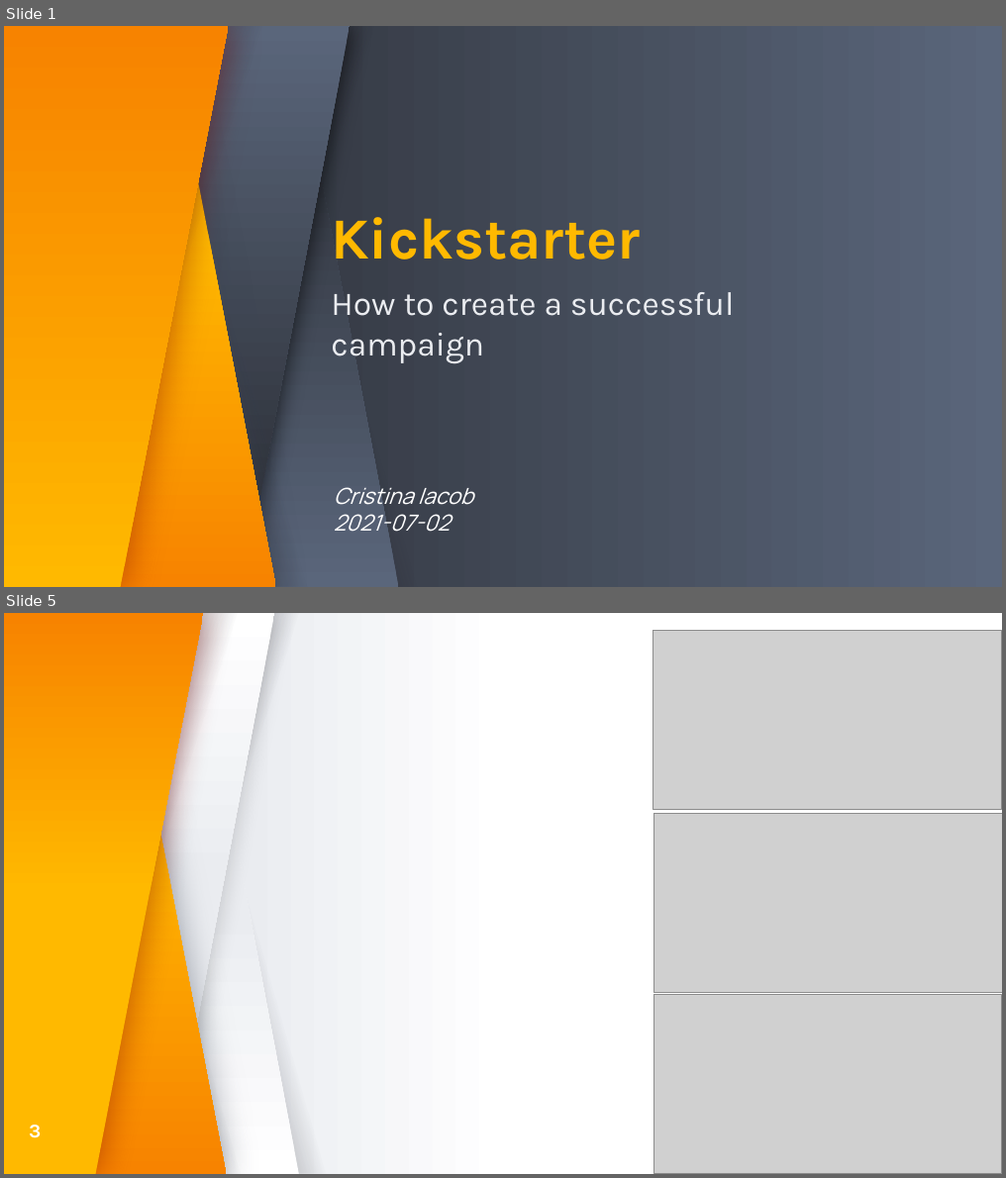
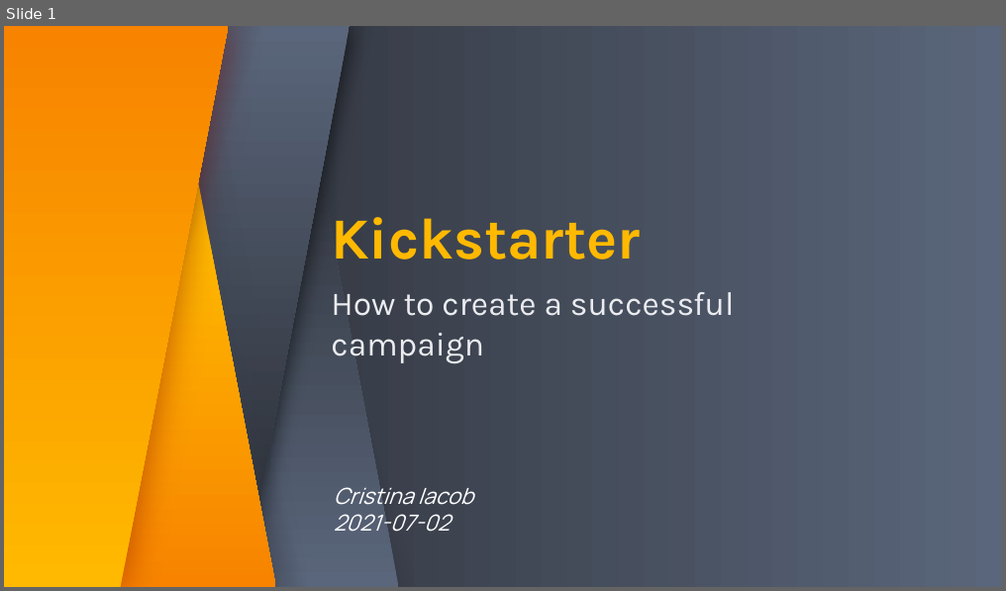
Before and after one commit to cristina-iacob/kickstarter_analysis, a slide deck: kickstarter_analysis.pptx. Shown one above the other, each under a label of ours: slides 1 and 5 before the commit, slide 1 after it; the slides between them are not shown. The pictures are 1006x1178 and 1006x591 pixels, drawn with LibreOffice and Linux fonts; fonts in the diff are those of the drawing; grey boxes stand for pictures. Boxes give left, top, right and bottom in pixels: in the first picture for what was removed or moved away, otherwise in the second. Text is boxed around its words. In the diff, an @@ line names an element or a change of style, - is before the commit and + after.

```diff
--- a/kickstarter_analysis.pptx
+++ b/kickstarter_analysis.pptx
@@ slide 5 removed at (4, 613, 1002, 1174), background gradient #FFFFFF to #EAECF0 @@
@@ freeform shape removed at (4, 613, 227, 1174) @@
@@ freeform shape removed at (4, 613, 204, 1174) @@
@@ parallelogram removed at (7, 613, 237, 1173) @@
@@ parallelogram removed at (26, 613, 255, 1173) @@
@@ parallelogram removed at (45, 613, 274, 1173) @@
@@ parallelogram removed at (69, 613, 298, 1173) @@
@@ parallelogram removed at (69, 613, 298, 1173) @@
@@ parallelogram removed at (111, 613, 341, 1173) @@
@@ picture removed at (652, 630, 1002, 810) @@
@@ picture removed at (653, 814, 1002, 993) @@
@@ picture removed at (653, 995, 1002, 1174) @@
@@ text removed at (29, 1125, 41, 1139) @@
-3
```
Also in this commit, not shown: 2 slides changed, 4 slides added, 2 other slides removed.
